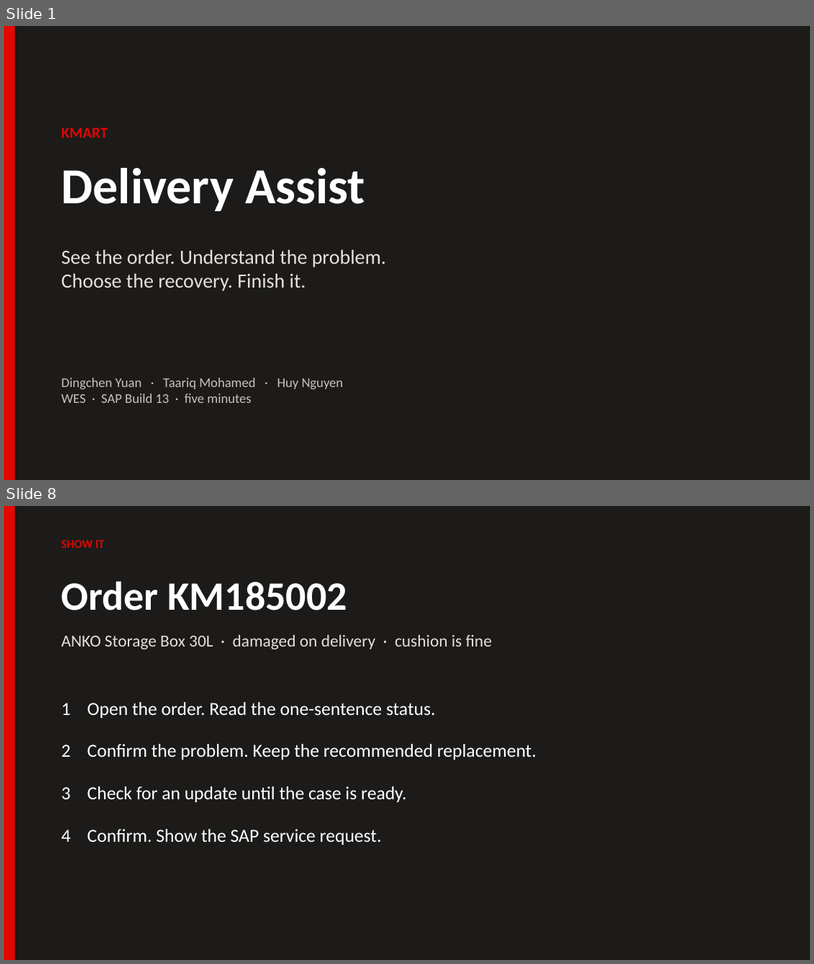
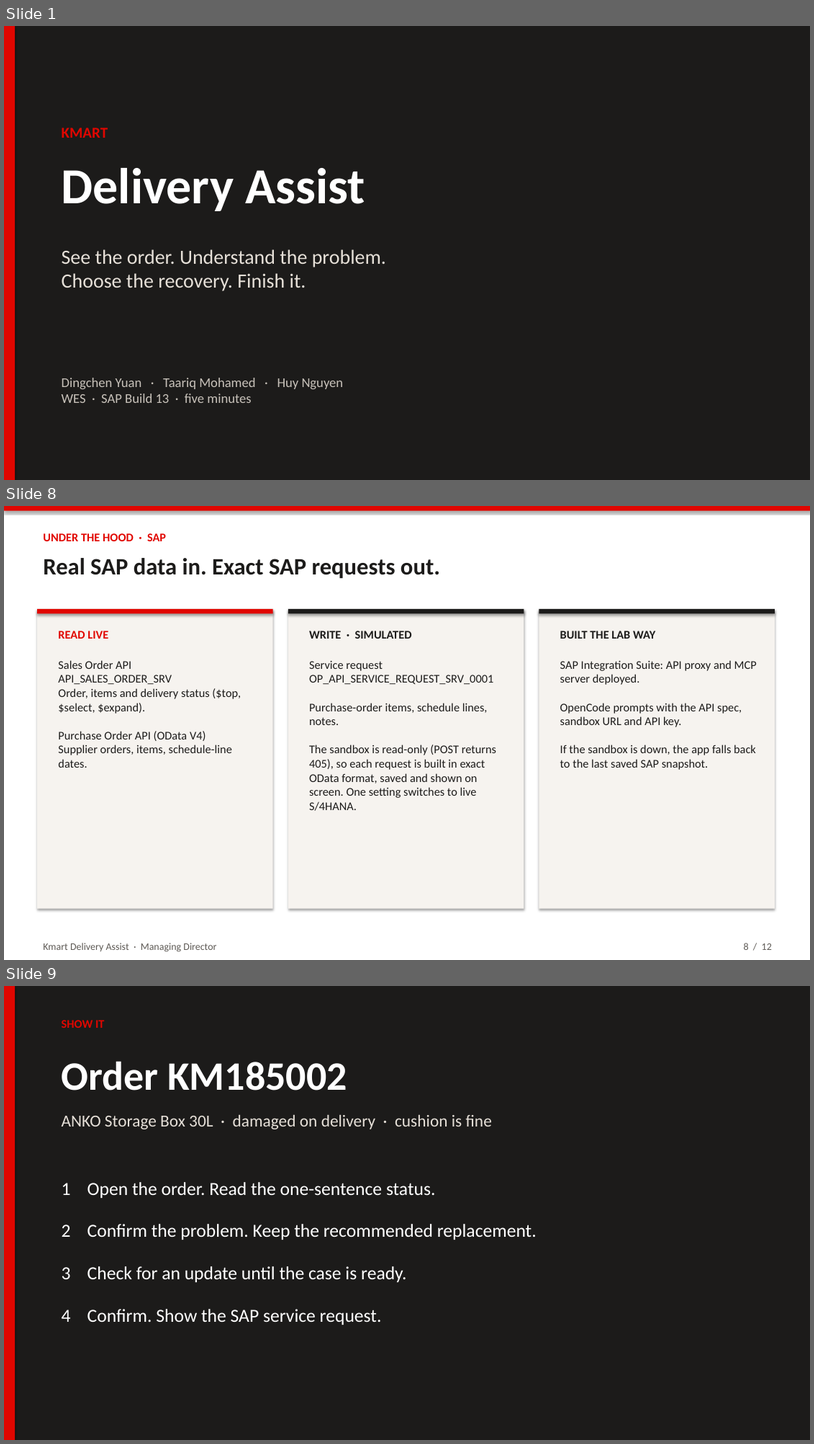
Before and after one commit to Dingchen-Yuan/A3, a slide deck: INFOSYS704 A3/pitch/Kmart-Delivery-Assist-Lab12.pptx. Shown one above the other, each under a label of ours: slides 1 and 8 before the commit, slides 1, 8 and 9 after it; the slides between them are not shown. The pictures are 814x964 and 814x1444 pixels, drawn with LibreOffice and Linux fonts; fonts in the diff are those of the drawing. Boxes give left, top, right and bottom in pixels: in the first picture for what was removed or moved away, otherwise in the second. Text is boxed around its words. In the diff, an @@ line names an element or a change of style, - is before the commit and + after.

```diff
--- a/INFOSYS704 A3/pitch/Kmart-Delivery-Assist-Lab12.pptx
+++ b/INFOSYS704 A3/pitch/Kmart-Delivery-Assist-Lab12.pptx
@@ slide 8 added at (x1=4, y1=506, x2=810, y2=960), background #FFFFFF @@
@@ rectangle added at (x1=4, y1=506, x2=810, y2=960), fill #FFFFFF @@
@@ rectangle added at (x1=4, y1=506, x2=810, y2=511), fill #E10600 @@
@@ text added at (x1=43, y1=533, x2=166, y2=541), 14 pt, text #E10600, bold @@
+UNDER THE HOOD · SAP
@@ text added at (x1=43, y1=558, x2=440, y2=578), 28 pt, text #1C1B1A, bold @@
+Real SAP data in. Exact SAP requests out.
@@ rectangle added at (x1=37, y1=609, x2=273, y2=908), fill #F6F3EF @@
@@ rectangle added at (x1=37, y1=609, x2=273, y2=614), fill #E10600 @@
@@ rectangle added at (x1=288, y1=609, x2=525, y2=908), fill #F6F3EF @@
@@ rectangle added at (x1=288, y1=609, x2=525, y2=614), fill #1C1B1A @@
@@ rectangle added at (x1=540, y1=609, x2=775, y2=908), fill #F6F3EF @@
@@ rectangle added at (x1=540, y1=609, x2=775, y2=614), fill #1C1B1A @@
@@ text added at (x1=58, y1=631, x2=108, y2=638), 14 pt, text #E10600, bold @@
+READ LIVE
@@ text added at (x1=309, y1=631, x2=412, y2=638), 14 pt, text #1C1B1A, bold @@
+WRITE · SIMULATED
@@ text added at (x1=561, y1=631, x2=656, y2=638), 14 pt, text #1C1B1A, bold @@
+BUILT THE LAB WAY
@@ text added at (x1=58, y1=660, x2=241, y2=767), 14 pt, text #1C1B1A @@
+Sales Order API
+API_SALES_ORDER_SRV
+Order, items and delivery status ($top, $select, $expand).
+Purchase Order API (OData V4)
+Supplier orders, items, schedule-line dates.
@@ text added at (x1=309, y1=661, x2=496, y2=811), 14 pt, text #1C1B1A @@
+Service request
+OP_API_SERVICE_REQUEST_SRV_0001
+Purchase-order items, schedule lines, notes.
+The sandbox is read-only (POST returns 405), so each request is built in exact OData format, saved and shown on screen. One setting switches to live S/4HANA.
@@ text added at (x1=561, y1=660, x2=757, y2=770), 14 pt, text #1C1B1A @@
+SAP Integration Suite: API proxy and MCP server deployed.
+OpenCode prompts with the API spec, sandbox URL and API key.
+If the sandbox is down, the app falls back to the last saved SAP snapshot.
@@ text added at (x1=43, y1=942, x2=216, y2=952), 12 pt, text #5E5A55 @@
+Kmart Delivery Assist · Managing Director
@@ text added at (x1=744, y1=942, x2=772, y2=950), 12 pt, text #5E5A55 @@
+8 / 12
@@ what was slide 8 is now slide 9 @@
```
Also in this commit, not shown: 8 slides changed, 2 other slides added, 1 other file.
